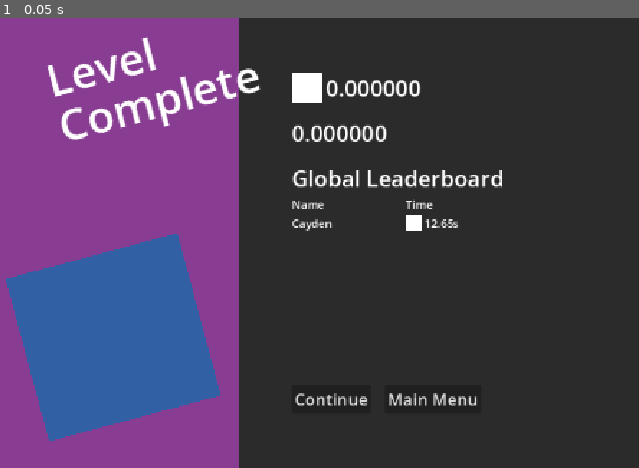
Above: before the commit, frame 1.
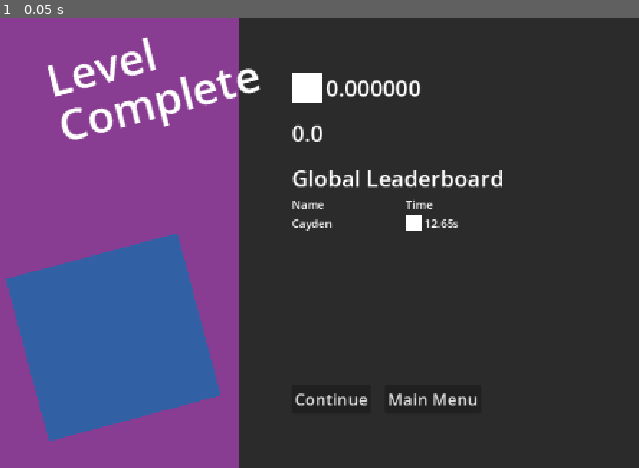
Above: after the commit, the same moment.

Repository: Cayden-GG/movement-game-3d
Game: Godot game, scene res://scenes/menus/level_complete_screen.tscn
Same seed, same stepped clock (60 frames per second), same inputs: the game is played once before the commit and once after it. This scene is started directly instead of the project's main scene.
Inputs:
- Up to frame 1 (0.05 s): no input

The runs differ from the first frame. In frame 1, 0.2% of the frame differs, in the area x 50-61%, y 23-28%.
Error after the commit: Invalid assignment of property or key 'text' with value of type 'float' on a base object of type 'Label'. (res://scripts/menus/level_complete_screen.gd:20)

Commit message:
feat: game data saving, level now save best time and level completed. feat: main menu created with levels scene to choose level. feat: scene transition created.

Diff:
--- a/project.godot
+++ b/project.godot
@@ -17,6 +17,11 @@
 [audio]
 
 buses/default_bus_layout="uid://dd6juourrb7f5"
+
+[autoload]
+
+GameManager="*uid://6jqv32tsmab0"
+SceneTransition="*uid://dw0l6hewsbftd"
 
 [display]
 
--- a/scenes/levels/level_1.tscn
+++ b/scenes/levels/level_1.tscn
@@ -28,7 +28,7 @@
 }
 point_count = 10
 
-[node name="Level1" type="Node3D" unique_id=1650081450]
+[node name="Level_1" type="Node3D" unique_id=1650081450]
 
 [node name="WorldEnvironment" type="WorldEnvironment" parent="." unique_id=1890250427]
 environment = SubResource("Environment_nsrm0")
@@ -415,7 +415,7 @@
 debug_custom_color = Color(0.55953115, 0.097043075, 0.2370654, 1)
 
 [node name="PathFollow3D" type="PathFollow3D" parent="stage/bigStairs2/grindRail/Path3D" unique_id=702507554]
-transform = Transform3D(0.044177894, 0.004929563, -0.9989878, -2.3282315e-10, 0.9999661, 0.004934371, 0.9989915, -0.00021799732, 0.044177733, 2.332, -0.8, -2.057)
+transform = Transform3D(0.044177894, 0.004929563, -0.9989875, -2.3282315e-10, 0.9999661, 0.0049343696, 0.9989915, -0.00021799732, 0.044177722, 2.332, -0.8, -2.057)
 
 [node name="CSGCombiner3D2" type="CSGCombiner3D" parent="stage" unique_id=1022707181]
 
@@ -518,6 +518,6 @@
 player = NodePath("../Player")
 
 [node name="door" parent="." unique_id=1153481587 node_paths=PackedStringArray("levelManager") instance=ExtResource("5_6761a")]
-transform = Transform3D(1, 0, 0, 0, 1, 0, 0, 0, 1, 94.804016, 2.6359992, 11.036356)
+transform = Transform3D(1, 0, 0, 0, 1, 0, 0, 0, 1, 23.097588, 2.6359992, 11.036356)
 collision_mask = 3
 levelManager = NodePath("../levelManager")
--- a/scenes/menus/level_complete_screen.tscn
+++ b/scenes/menus/level_complete_screen.tscn
@@ -1,6 +1,6 @@
 [gd_scene format=3 uid="uid://d0du4cu7t18dp"]
 
-[ext_resource type="Script" uid="uid://ck1uegqex2ey8" path="res://scenes/menus/level_complete_screen.gd" id="1_fx57g"]
+[ext_resource type="Script" uid="uid://ck1uegqex2ey8" path="res://scripts/menus/level_complete_screen.gd" id="1_fx57g"]
 
 [sub_resource type="CanvasTexture" id="CanvasTexture_hjrm4"]
 
@@ -11,12 +11,14 @@
 [sub_resource type="CanvasTexture" id="CanvasTexture_y8440"]
 
 [node name="levelCompleteScreen" type="Control" unique_id=296966209]
+process_mode = 2
 layout_mode = 3
 anchors_preset = 15
 anchor_right = 1.0
 anchor_bottom = 1.0
 grow_horizontal = 2
 grow_vertical = 2
+mouse_filter = 1
 script = ExtResource("1_fx57g")
 
 [node name="backgroundOverlay" type="TextureRect" parent="." unique_id=288899288]
--- /dev/null
+++ b/scenes/menus/main_menu.tscn
@@ -0,0 +1,64 @@
+[gd_scene format=3 uid="uid://drr36umhxgjcp"]
+
+[ext_resource type="Script" uid="uid://16gxwmcdpt6k" path="res://scripts/menus/main_menu.gd" id="1_xqga4"]
+
+[node name="mainMenu" type="Control" unique_id=176956866 node_paths=PackedStringArray("menu_btns", "level_container")]
+layout_mode = 3
+anchors_preset = 15
+anchor_right = 1.0
+anchor_bottom = 1.0
+grow_horizontal = 2
+grow_vertical = 2
+script = ExtResource("1_xqga4")
+menu_btns = NodePath("menuBtns")
+level_container = NodePath("levelContainer")
+
+[node name="menuBtns" type="VBoxContainer" parent="." unique_id=1259108324]
+custom_minimum_size = Vector2(300, 0)
+layout_mode = 1
+anchors_preset = 8
+anchor_left = 0.5
+anchor_top = 0.5
+anchor_right = 0.5
+anchor_bottom = 0.5
+offset_left = -20.0
+offset_top = -20.0
+offset_right = 20.0
+offset_bottom = 20.0
+grow_horizontal = 2
+grow_vertical = 2
+theme_override_constants/separation = 20
+
+[node name="playBtn" type="Button" parent="menuBtns" unique_id=625145648]
+layout_mode = 2
+text = "Play Game"
+
+[node name="settingsBtn" type="Button" parent="menuBtns" unique_id=135336345]
+layout_mode = 2
+text = "Settings"
+
+[node name="exitBtn" type="Button" parent="menuBtns" unique_id=586779647]
+layout_mode = 2
+text = "Exit Game"
+
+[node name="levelContainer" type="GridContainer" parent="." unique_id=1492795115]
+visible = false
+custom_minimum_size = Vector2(600, 400)
+layout_mode = 1
+anchors_preset = 8
+anchor_left = 0.5
+anchor_top = 0.5
+anchor_right = 0.5
+anchor_bottom = 0.5
+offset_left = -300.0
+offset_top = -200.0
+offset_right = 300.0
+offset_bottom = 200.0
+grow_horizontal = 2
+grow_vertical = 2
+theme_override_constants/h_separation = 25
+theme_override_constants/v_separation = 25
+columns = 4
+
+[connection signal="pressed" from="menuBtns/playBtn" to="." method="_on_play_btn_pressed"]
+[connection signal="pressed" from="menuBtns/exitBtn" to="." method="_on_exit_btn_pressed"]
--- /dev/null
+++ b/scenes/menus/scene_transition.tscn
@@ -0,0 +1,17 @@
+[gd_scene format=3 uid="uid://dw0l6hewsbftd"]
+
+[ext_resource type="Script" uid="uid://qb4pprv2vevb" path="res://scripts/menus/scene_transition.gd" id="1_3bgq8"]
+
+[node name="sceneTransition" type="CanvasLayer" unique_id=638348923]
+process_mode = 3
+script = ExtResource("1_3bgq8")
+
+[node name="ColorRect" type="ColorRect" parent="." unique_id=1120524908]
+visible = false
+anchors_preset = 15
+anchor_right = 1.0
+anchor_bottom = 1.0
+grow_horizontal = 2
+grow_vertical = 2
+mouse_filter = 2
+color = Color(1, 1, 1, 0)
--- /dev/null
+++ b/scripts/managers/gameManager.gd
@@ -0,0 +1,62 @@
+extends Node
+
+const GAME_DATA_PATH: String = "user://game_data.tres"
+
+# level_progression: {
+	# level_name: {
+		#complete: bool,
+		#best_time: float | null
+	#},
+#}
+var gameData: Resource
+
+func _ready() -> void:
+	gameData = load_game_data() if not load_game_data() == null else SaveData.new()
+
+
+func get_current_level_data(level_name: String) -> Dictionary:
+	var data = gameData.get("level_progression")
+	for key in data.keys():
+		if key == level_name:
+			return gameData.level_progression[key]
+	return {}
+
+
+func set_current_level_data(level_data: Dictionary) -> void:
+	var data = gameData.get("level_progression")
+	var level_key = level_data.keys()[0]
+
+	# empty dictionary
+	if data.keys().size() == 0:
+		gameData.level_progression[level_key] = level_data[level_key]
+
+	for key in data.keys():
+		if key == level_key:
+			gameData.level_progression[key] = level_data[level_key]
+
+	write_game_data()
+
+
+func write_game_data() -> void:
+	var new_save: SaveData = SaveData.new()
+	new_save.level_progression = gameData.level_progression
+	ResourceSaver.save(new_save, GAME_DATA_PATH)
+
+
+func load_game_data() -> Resource:
+	if ResourceLoader.exists(GAME_DATA_PATH):
+		return ResourceLoader.load(GAME_DATA_PATH).duplicate(true) as SaveData
+
+	return null
+
+
+func create_transition_canvas():
+	var canvas = CanvasLayer.new()
+	canvas.process_mode = Node.AUTO_TRANSLATE_MODE_ALWAYS
+
+	var background = ColorRect.new()
+	background.color = Color("#00000000")
+	background.set_anchors_preset(Control.PRESET_FULL_RECT)
+	canvas.add_child(background)
+
+	return { "canvas": canvas, "background": background }
--- a/scripts/managers/levelManager.gd
+++ b/scripts/managers/levelManager.gd
@@ -1,7 +1,7 @@
 extends Node
 class_name LevelManager
 
-#@export var levelData: Array[LevelData]
+@onready var current_level: String = get_parent().name
 @export var levelCompleteScene: PackedScene = load("res://scenes/menus/level_complete_screen.tscn")
 @export var enemyContainer: Node
 @export var player: Player
@@ -13,6 +13,7 @@
 var label: Label
 
 var enemyArray: Array = []
+var level_data: Dictionary
 
 func _ready() -> void:
 	for enemy in enemyContainer.get_children():
@@ -20,6 +21,8 @@
 		enemy.dead.connect(_on_enemy_killed)
 
 	create_level_timer()
+
+	level_data = GameManager.get_current_level_data(current_level)
 
 
 func create_level_timer() -> void:
@@ -38,7 +41,6 @@
 	if input and not timerStarted and levelTimer == 0.0:
 		timerStarted = true
 
-	print(timerStarted)
 	if timerStarted:
 		levelTimer += delta
 		label.text = "%f" % levelTimer
@@ -57,7 +59,19 @@
 	timerStarted = false
 
 	var completeScreen = levelCompleteScene.instantiate()
-	completeScreen.best_time = 23.55
+	var displayed_best_time = level_data.get("best_time", 999999999)
+	completeScreen.best_time = displayed_best_time
 	completeScreen.current_time = endTime
+	var level_int = get_tree().current_scene.name.split("_")[1]
+	completeScreen.current_level = level_int
 
 	get_parent().add_child(completeScreen)
+
+	var new_level_data = {
+		current_level: {
+			"complete": true,
+			"best_time": endTime if displayed_best_time == null or endTime < displayed_best_time else displayed_best_time
+		}
+	}
+
+	GameManager.set_current_level_data(new_level_data)
--- a/scenes/menus/level_complete_screen.gd
+++ b/scripts/menus/level_complete_screen.gd
@@ -8,22 +8,31 @@
 
 var best_time: float
 var current_time: float
+var current_level: int
 
 func _ready() -> void:
 	level_time_label.text = "%f" % current_time
-	best_time_label.text = "%f" % best_time
 
-	if current_time < best_time:
+	if current_time < best_time or best_time == null:
+		best_time = current_time
 		new_high_score.visible = true
 
-	next.button_up.connect(_on_next_pressed)
-	main_menu.button_up.connect(_on_main_menu_pressed)
+	best_time_label.text = "Best Time: %f" % best_time if best_time else current_time
+
+	next.pressed.connect(_on_next_pressed)
+	main_menu.pressed.connect(_on_main_menu_pressed)
 
 	Input.mouse_mode = Input.MOUSE_MODE_VISIBLE
 	get_tree().paused = true
 
 func _on_next_pressed() -> void:
-	pass
+	var next_level = "Level_%f" % (current_level + 1)
+	var file_path = "res://scenes/levels/%s.tscn" % next_level
+
+	if FileAccess.file_exists(file_path):
+		SceneTransition.change_scene(file_path)
+	else:
+		_on_main_menu_pressed()
 
 func _on_main_menu_pressed() -> void:
-	pass
+	SceneTransition.change_scene("res://scenes/menus/main_menu.tscn")
--- /dev/null
+++ b/scripts/menus/main_menu.gd
@@ -0,0 +1,71 @@
+extends Control
+
+@export var menu_btns: VBoxContainer
+@export var level_container: GridContainer
+
+var level_data: Dictionary
+
+func _ready() -> void:
+	var data = GameManager.load_game_data()
+	level_data = data.level_progression
+	load_levels()
+
+func load_levels() -> void:
+	var previous_unlocked_level: int = 1
+	for key in level_data.keys():
+		var cur_level = int(str(key).split("_")[1]) # split name and number "level_1"
+		if level_data[key].complete:
+			previous_unlocked_level = cur_level
+
+		var level := {
+			"level_name": key,
+			"is_complete": level_data[key].complete,
+			"is_next_unlocked": true if level_data[key].complete == false and cur_level - previous_unlocked_level == 1 else false,
+			"best_time": level_data[key].best_time
+		}
+		create_level_item(level)
+
+
+func create_level_item(level: Dictionary) -> void:
+	var button = Button.new()
+	button.custom_minimum_size = Vector2(125, 125)
+	level_container.add_child(button)
+	var container = VBoxContainer.new()
+	button.add_child(container)
+
+	var l_name = Label.new()
+	l_name.text = level["level_name"]
+	container.add_child(l_name)
+
+	if level["is_complete"]:
+		# complete
+		var l_best_time = Label.new()
+		l_best_time.text = "%f" % level["best_time"]
+		container.add_child(l_best_time)
+	else:
+		# uncomplete
+		var l_level_locked = Label.new()
+		if level["is_next_unlocked"]:
+			# next level
+			l_level_locked.text = "Next Level"
+		else:
+			# not next level
+			l_level_locked.text = "Locked"
+			button.disabled = true
+		container.add_child(l_level_locked)
+
+	# connect button
+	var level_scene_path = "res://scenes/levels/%s.tscn" % level["level_name"].to_lower()
+	button.pressed.connect(func():
+		await SceneTransition.change_scene(level_scene_path)
+	)
+
+
+func _on_play_btn_pressed() -> void:
+	menu_btns.visible = false
+	level_container.visible = true
+
+
+
+func _on_exit_btn_pressed() -> void:
+	get_tree().quit()
--- /dev/null
+++ b/scripts/menus/scene_transition.gd
@@ -0,0 +1,27 @@
+extends CanvasLayer
+
+@onready var color_rect: ColorRect = $ColorRect
+
+func change_scene(new_scene_path: String) -> void:
+	if not new_scene_path :
+		return
+
+	color_rect.color = Color("#00000000")
+	color_rect.visible = true
+
+	# fade in
+	var fade_in = create_tween()
+	fade_in.tween_property(color_rect, "color", Color("#000000"), 0.5)
+	await fade_in.finished
+
+	get_tree().change_scene_to_file(new_scene_path)
+	await get_tree().process_frame
+
+	# fade out
+	var fade_out = create_tween()
+	fade_out.tween_property(color_rect, "color", Color("#00000000"), 0.5)
+	await fade_out.finished
+
+	color_rect.visible = false
+	if get_tree().paused:
+		get_tree().paused = false
--- /dev/null
+++ b/scripts/resources/saveData/saveData.gd
@@ -0,0 +1,10 @@
+extends Resource
+class_name SaveData
+
+# level_progression: {
+	# level_name: {
+		#complete: bool,
+		#best_time: float | null
+	#},
+#}
+@export var level_progression: Dictionary = {}
--- a/scripts/states/playerLand.gd
+++ b/scripts/states/playerLand.gd
@@ -20,7 +20,7 @@
 	land_timer = playerData.LAND_DURATION
 	jump_buffer.resetTimer()
 	max_vel = 0.0
-	exitVelocity = prevState.exitVelocity
+	exitVelocity = prevState.exitVelocity or 0
 
 func exit(nextState: State) -> void:
 	pass
Not shown, added: scripts/managers/gameManager.gd.uid
Renamed: scenes/menus/level_complete_screen.gd.uid -> scripts/menus/level_complete_screen.gd.uid
Not shown, added: scripts/menus/main_menu.gd.uid
Not shown, added: scripts/menus/scene_transition.gd.uid
Not shown, added: scripts/resources/saveData/saveData.gd.uid
